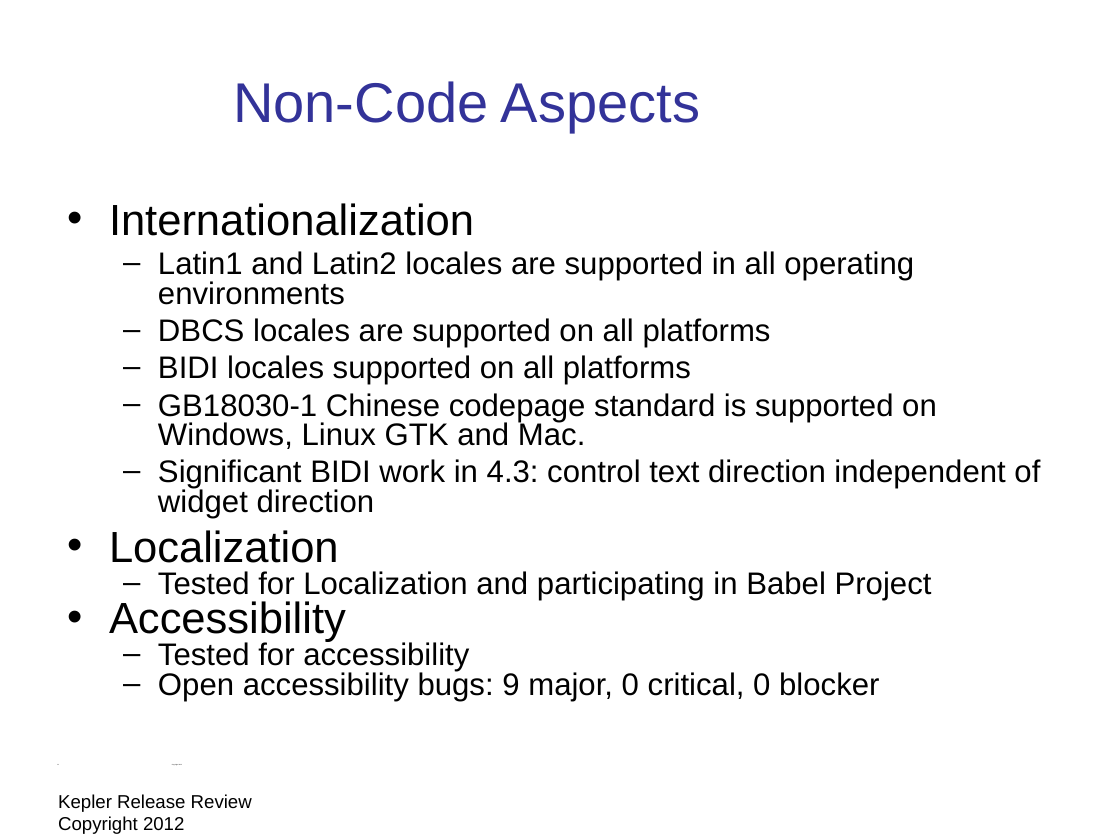
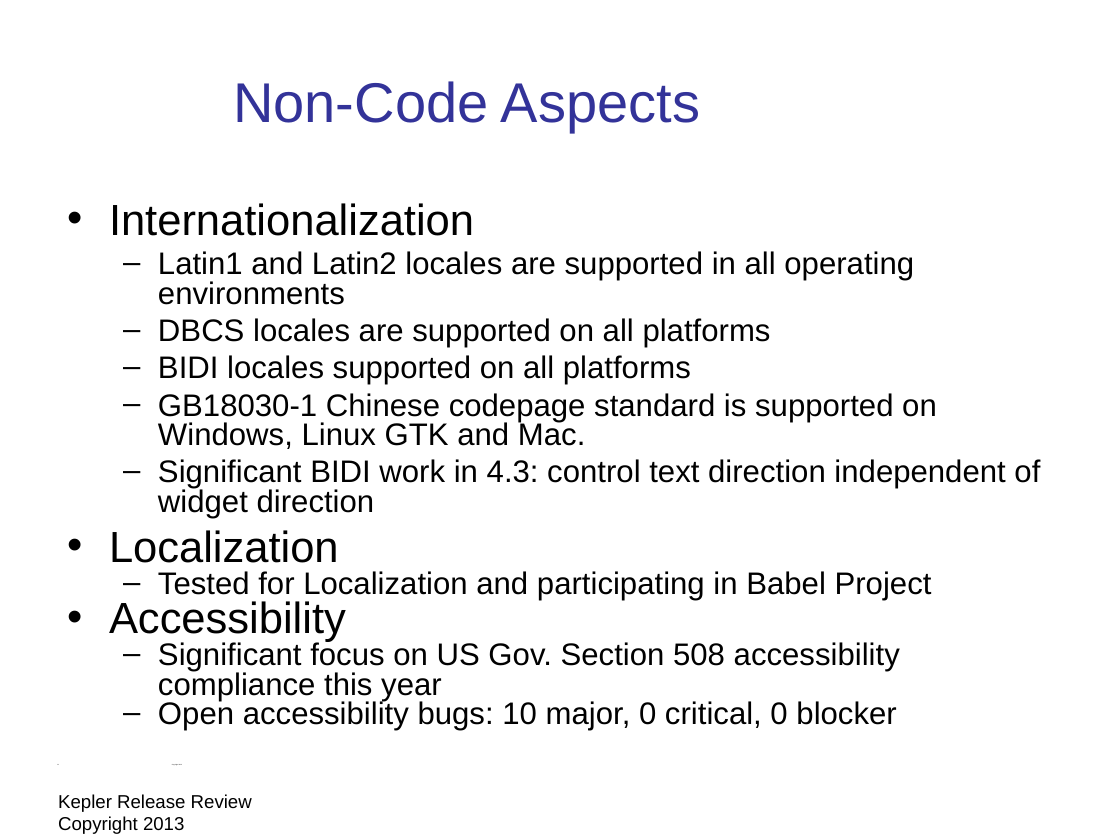
Before and after one commit to eclipse-platform/www.eclipse.org-eclipse-news, a slide deck: slide 11 of presentation/Kepler-release-review/eclipse-kepler-release-review.odp. Drawn at 1120x840 pixels with LibreOffice and Linux fonts; fonts in the diff are those of the drawing; background and template pictures are left out. Boxes give left, top, right and bottom in pixels: in the first picture for what was removed or moved away, otherwise in the second. Text is boxed around its words. In the diff, an @@ line names an element or a change of style, - is before the commit and + after.

Commit message:
Draft Kepler release review

```diff
--- a/presentation/Kepler-release-review/eclipse-kepler-release-review.odp
+++ b/presentation/Kepler-release-review/eclipse-kepler-release-review.odp
@@ text at (158, 641, 900, 731): text changed @@
-  – Tested for accessibility
-  – Open accessibility bugs: 9 major, 0 critical, 0 blocker
+  – Significant focus on US Gov. Section 508 accessibility compliance this year
+  – Open accessibility bugs: 10 major, 0 critical, 0 blocker
@@ text at (58, 794, 252, 834): text changed @@
-Kepler Release Review Copyright 2012
+Kepler Release Review Copyright 2013
```
Also in this commit, not shown: 24 other slides changed, 1 slide added, 3 slides removed, 2 other files.
